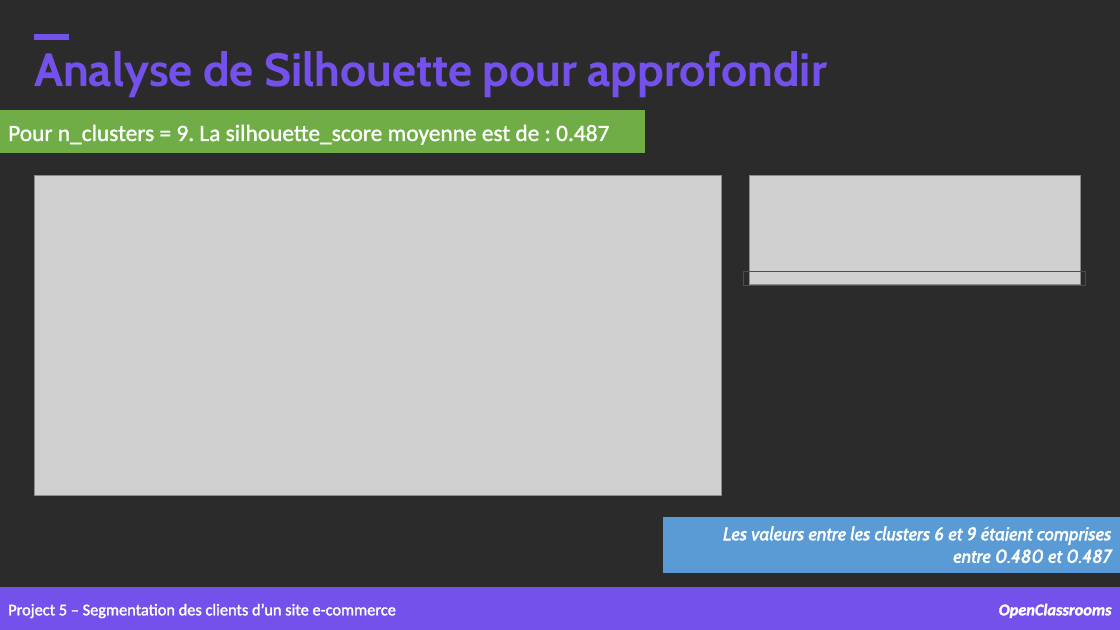
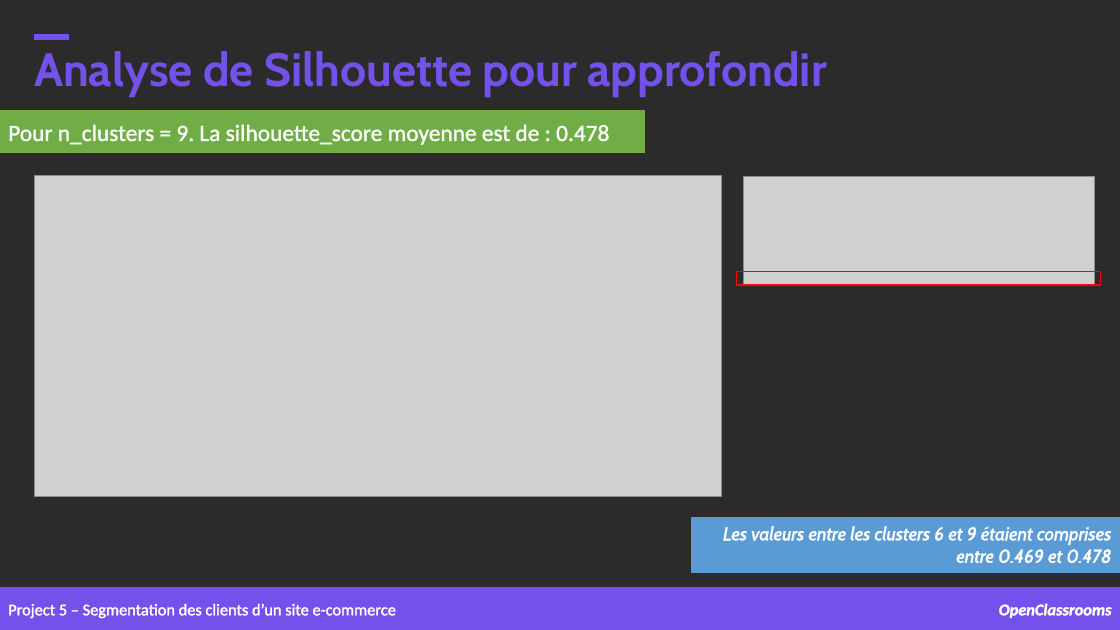
Before and after one commit to samirhinojosa/OC-P5-segment-customers-of-website, a slide deck: slide 35 of supports/P5_presentation v3.pptx. Drawn at 1120x630 pixels with LibreOffice and Linux fonts; fonts in the diff are those of the drawing; grey boxes stand for pictures; background and template pictures are left out; a plain dark background stands for a picture behind light text. Boxes give left, top, right and bottom in pixels: in the first picture for what was removed or moved away, otherwise in the second. Text is boxed around its words. In the diff, an @@ line names an element or a change of style, - is before the commit and + after.

```diff
--- a/supports/P5_presentation v3.pptx
+++ b/supports/P5_presentation v3.pptx
@@ text at [8, 124, 609, 145]: text changed @@
-Pour n_clusters = 9. La silhouette_score moyenne est de : 0.487
+Pour n_clusters = 9. La silhouette_score moyenne est de : 0.478
@@ picture: place and size @@
-picture at [749, 176, 1081, 285]
+picture at [744, 176, 1096, 285]
@@ rectangle: place and size @@
-rectangle at [744, 272, 1086, 286]
+rectangle at [736, 272, 1101, 286]
@@ rectangle: place and size @@
-rectangle at [664, 518, 1120, 572]
+rectangle at [692, 518, 1120, 572]
@@ text at [723, 526, 1112, 563]: text changed @@
-Les valeurs entre les clusters 6 et 9 étaient comprises entre 0.480 et 0.487
+Les valeurs entre les clusters 6 et 9 étaient comprises entre 0.469 et 0.478
```
Also in this commit, not shown: 11 other slides changed, 1 slide added, 4 other files.
